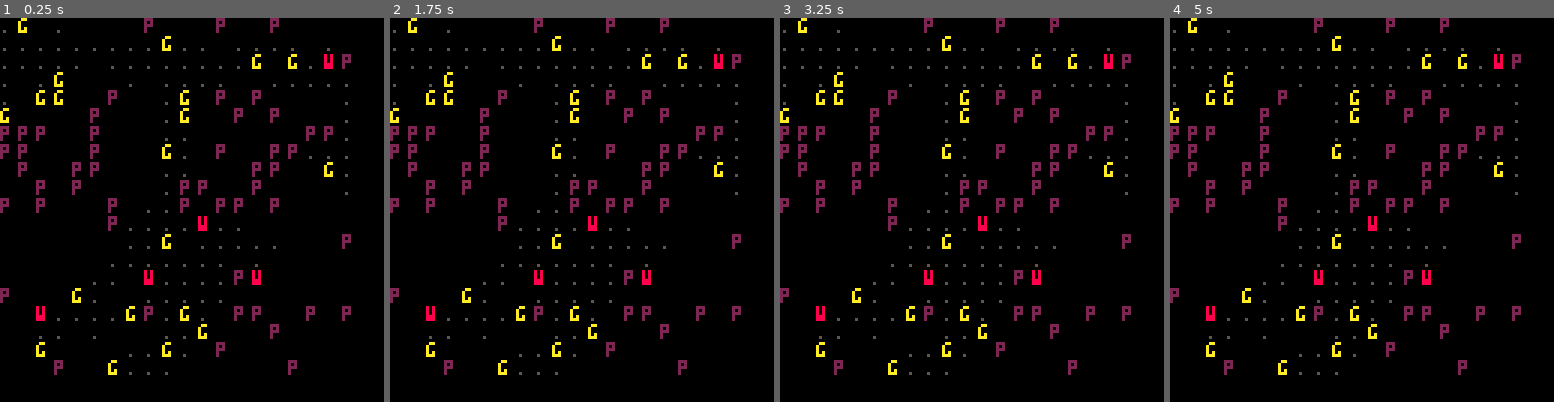
Above: before the commit, frames 1-4 (left to right).
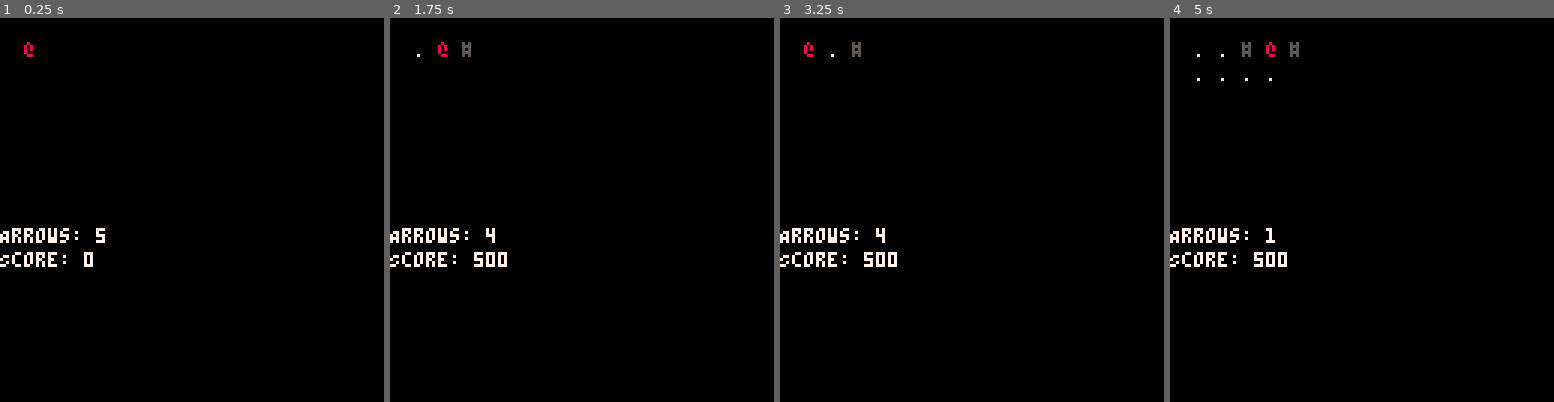
Above: after the commit, the same moments.

Repository: PaoloPortugal/wumpus-world
Game: PICO-8 cartridge wumpus-world.p8
Two runs of this game, one before a commit and one after it. Both use one fixed random seed, a clock stepped at 60 frames per second and the inputs below.
Inputs:
- Up to frame 1 (0.25 s): no input
- Up to frame 2 (1.75 s): tap X (X key) at 0.33, 1.07 s; tap O (Z key) at 0.7, 1.7 s; hold Right from 1.6 s (still down)
- Up to frame 3 (3.25 s): tap X (X key) at 1.85, 2.97 s; release Right at 2.1 s; tap O (Z key) at 2.1, 2.5, 2.9 s; hold Up 2.15-2.42 s; hold Right 2.47-3.03 s; hold Left from 3.08 s (still down)
- Up to frame 4 (5 s): tap O (Z key) every 0.4 s from 3.3 to 4.9 s; release Left at 3.58 s; hold Down 3.63-3.97 s; hold Right 4.02-4.68 s; tap X (X key) at 4.08 s; hold Up from 4.73 s (still down)

The runs differ from the first frame. In frame 1, 6.2% of the frame differs, in the area x 0-92%, y 0-93%; in frame 2, 6.4%; in frame 3, 6.4%; in frame 4, 6.5%.

Commit message:
Fixed some incorrect flagging of tiles but also added more bugs to it in the process Added player movement, arrows, score, all that stuff. Also added the system for discovering new tiles and such Now gotta make sprites and figure out why half the map doesn't get rendered Also (and this one sucks) I gotta optimize the flags for each tile, because rn each tile takes up like 100 bytes in memory and thats too much

Diff:
--- a/wumpus-world.p8
+++ b/wumpus-world.p8
@@ -16,36 +16,70 @@
 
 	world=make_world(m,n,reachable,other)
 
+	player=make_player(world)
+
 end
 
 function _update()
 -- runs 30 times per second
+	handle_input(player, world)
 end
 
 function _draw()
 -- runs at 30fps
-
-	cls()
-	for i=1,#world do
-		for j=1,#world[i] do
-			local x = (j-1)*6
-			local y = (i-1)*6
-			local t = world[i][j].tile
-
-			if t == -1 then
-				print("w", x, y, 8)      -- wumpus
-			elseif t == -2 then
-				print("p", x, y, 2)      -- pit
-			elseif t == 1 then
-				print("g", x, y, 10)     -- gold
-			elseif t == 0 then
-				print(".", x, y, 5)      -- safe / empty
-			end
-			-- nil tiles are skipped (no print)
-		end
-	end
-
-end
+    cls()
+    local m=#world
+    local n=#world[1]
+
+    for i=1,m do
+        for j=1,n do
+            local cell = world[i][j]
+            local c=" "
+            local col=7 -- default color
+
+            if cell.visible then
+                if player.i==i and player.j==j then
+                    c="@"
+                    col=8
+                elseif cell.tile==nil then
+                    c="#"
+                    col=5
+                elseif cell.tile==1 then
+                    c="$"
+                    col=10
+                elseif cell.tile==-1 then
+                    c="W"
+                    col=9
+                elseif cell.tile==-2 then
+                    c="P"
+                    col=6
+                else
+                    c="."
+                    col=7
+                end
+
+                if player.i~=i or player.j~=j then
+                    if cell.glitter then
+                        c="*"
+                        col=11
+                    elseif cell.stench then
+                        c="^"
+                        col=9
+                    elseif cell.breeze then
+                        c="~"
+                        col=12
+                    end
+                end
+            end
+
+            print(c, j*8, i*8, col)
+        end
+    end
+
+    print("Arrows: "..player.arrows,0,70,7)
+    print("Score: "..player.score,0,78,7)
+end
+
 
 
 function make_world(m, n, reachable, other)
@@ -272,20 +306,18 @@
 function flag_adjacent_tiles(i, j, world)
 -- adds the flags for tiles adjacent to wumpus, pit, gold
 
-	local tile=world[i][j].tile
-
 	for _,delta in ipairs({{1,0},{-1,0},{0,1},{0,-1}}) do
 
 		local new_i=i+delta[1]
 		local new_j=j+delta[2]
 
-		if world[new_i] and world[new_i][new_j] then -- checks the tile exists
-
-			if tile==1 then
+		if world[new_i] and world[new_i][new_j] and world[new_i][new_j].tile~=nil then -- checks the tile exists and that its not a wall
+
+			if world[i][j].tile==1 then
 				world[new_i][new_j].glitter=true
-			elseif tile==-1 then
+			elseif world[i][j].tile==-1 then
 				world[new_i][new_j].stench=true
-			elseif tile==-2 then
+			elseif world[i][j].tile==-2 then
 				world[new_i][new_j].breeze=true
 			end
 
@@ -295,6 +327,187 @@
 
 end
 
+function make_player(world)
+-- makes a new player character
+
+	local arrows=count_wumpuses(world)
+
+	local player={i=1,j=1,facing=3,arrows=arrows,score=0} -- the player starts at spawn, facing down, with the same amount of arrows as wumpuses in the world, with 0 score
+
+	return player
+
+end
+
+function count_wumpuses(world)
+-- counts the amount of wumpuses spawned in the current world
+
+	local count=0
+	local m=#world
+	local n=#world[1]
+
+	for i=1,m do
+		for j=1,n do
+			if world[i][j].tile==-1 then -- wumpus on this tile
+				count+=1
+			end
+		end
+	end
+
+	return count
+
+end
+
+function handle_input(player, world)
+-- does different things depending on what the player presses
+
+	-- first lets do movement
+	move(player,world)
+
+	-- now let's see if the player wants to shoot an arrow
+	if btnp(4) then -- the player is pressing the fire key (Z)
+		shoot_arrow(player,world)
+	end
+
+end
+
+function move(player, world)
+-- tries to move the player in a certain direction, or makes them look in that direction
+
+	local delta_i,delta_j=0,0
+
+	if btnp(5) then -- the player is pressing the turn key (X)
+		for dir=0,3 do -- we check the three directions the player could face
+			if btnp(dir) then
+				player.facing=dir
+				break -- we end the loop as soon as we find the direction the player is facing
+			end
+		end
+	else -- the player is not pressing the turn key
+		if btnp(0) then -- left
+			delta_j=-1
+			player.facing=0
+		elseif btnp(1) then -- right
+			delta_j=1
+			player.facing=1
+		elseif btnp(2) then -- up
+			delta_i=-1
+			player.facing=2
+		elseif btnp(3) then -- down
+			delta_i=1
+			player.facing=3
+		end
+	end
+
+	local new_i=player.i+delta_i
+	local new_j=player.j+delta_j
+
+	if new_i~=player.i or new_j~=player.j then
+
+		if world[new_i] and world[new_i][new_j] and world[new_i][new_j].tile~=nil then
+			player.i=new_i
+			player.j=new_j
+
+			if world[new_i][new_j].tile==1 then -- check for gold in the tile
+				collect_gold(player,world,new_i,new_j)
+			end
+
+			see_cell(player,world)
+		end
+	end
+
+end
+
+function see_cell(player, world)
+	-- makes the cell the player stepped into visible
+	local i=player.i
+	local j=player.j
+
+	world[i][j].visible=true
+
+	for _,delta in ipairs({{1,0},{-1,0},{0,1},{0,-1}}) do
+		local adj_i=i+delta[1]
+		local adj_j=j+delta[2]
+
+		if world[adj_i] and world[adj_i][adj_j] and world[adj_i][adj_j].tile==nil then
+			world[adj_i][adj_j].visible=true -- if an adjacent cell is a wall we make it visible as well
+		end
+	end
+end
+
+function shoot_arrow(player, world)
+	if player.arrows>0 then
+		local dir=player.facing
+		local delta_i,delta_j=0,0
+
+		if dir==0 then -- left
+			delta_j=-1
+		elseif dir==1 then -- right
+			delta_j=1
+		elseif dir==2 then -- up
+			delta_i=-1
+		elseif dir==3 then -- down
+			delta_i=1
+		end
+
+		local target_i=player.i+delta_i
+		local target_j=player.j+delta_j
+
+		if world[target_i] and world[target_i][target_j] then
+
+			if world[target_i][target_j].tile~=nil then
+				player.arrows-=1
+
+				while world[target_i] and world[target_i][target_j] do
+
+					if world[target_i][target_j].tile==-1 then -- theres a wumpus here
+						kill_wumpus(player,world,target_i,target_j)
+						break
+					elseif world[target_i][target_j].tile==nil then
+						break -- we end the loop if we hit a wall
+					end
+
+					target_i+=delta_i
+					target_j+=delta_j
+				end
+			end
+		end
+	end
+end
+
+function kill_wumpus(player, world, i, j)
+-- kills a wumpus on the target (i, j)
+	world[i][j].tile=0 -- now its a safe tile
+	world[i][j].dead_wumpus=true
+	world[i][j].visible=true
+
+	for _,delta in ipairs({{1,0},{-1,0},{0,1},{0,-1}}) do
+		local adj_i=i+delta[1]
+		local adj_j=j+delta[2]
+
+		if world[adj_i] and world[adj_i][adj_j] then
+			world[adj_i][adj_j].stench=false -- we remove the stench from the adjacent tiles
+		end
+	end
+
+	player.score+=1000
+end
+
+function collect_gold(player, world, i, j)
+-- collects a gold bar on the target (i, j)
+	world[i][j].tile=0 -- now its a regular safe tile, no gold
+	world[i][j].collected_gold=true
+
+	for _,delta in ipairs({{1,0},{-1,0},{0,1},{0,-1}}) do
+		local adj_i=i+delta[1]
+		local adj_j=j+delta[2]
+
+		if world[adj_i] and world[adj_i][adj_j] then
+			world[adj_i][adj_j].glitter=false -- we remove the glitter from the adjacent tiles
+		end
+	end
+
+	player.score+=500
+end
 __gfx__
 00000000000000000000000000000000000000000000000000000000000000000000000000000000000000000000000000000000000000000000000000000000
 00000000000000000000000000000000000000000000000000000000000000000000000000000000000000000000000000000000000000000000000000000000
